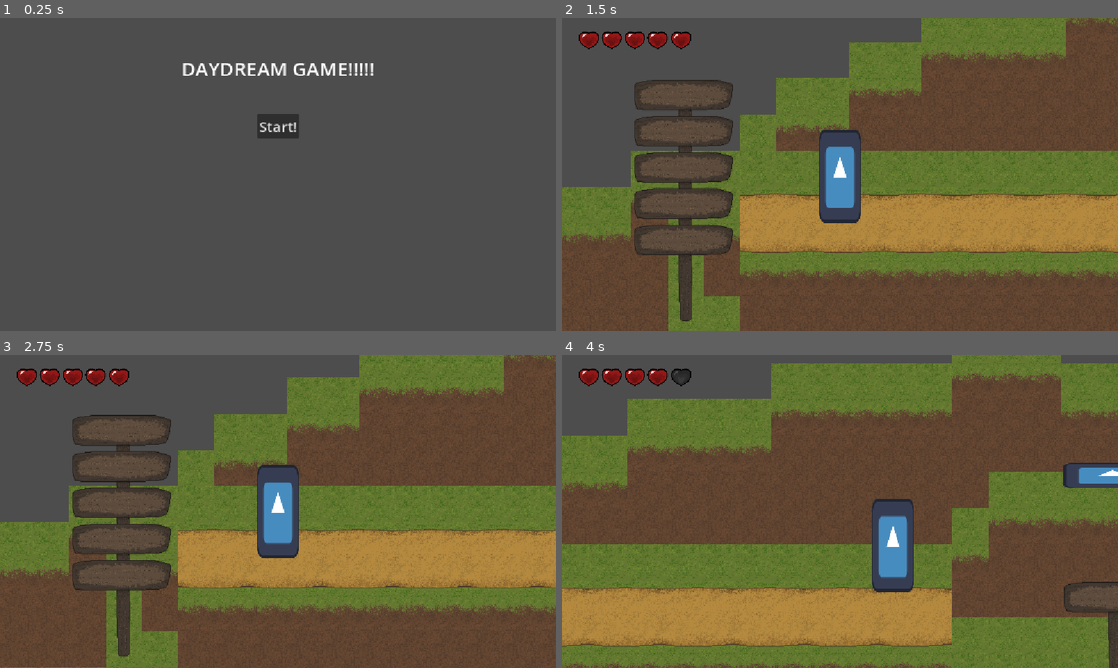
Above: before the commit, frames 1-4 (two rows, left to right).
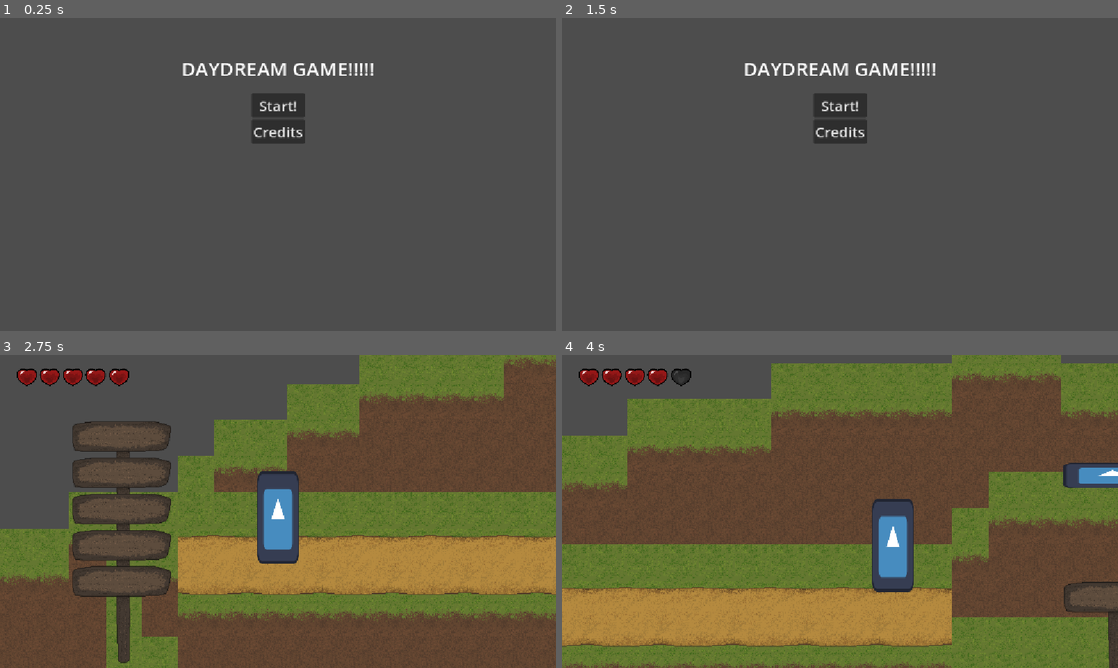
Above: after the commit, the same moments.

Repository: Dekoder-py/DaydreamProject
Game: Godot game, scene res://scenes/start_menu.tscn
The game is run twice, just before and just after one commit, with the same random seed, the same clock (stepped at 60 frames per second) and the same inputs. The engine's default icon, where the game draws it, is replaced by a stand-in: a white triangle on a blue panel in a dark square. Sound files missing from this copy of the repository are replaced by a short silence.
Inputs (mouse positions are in pixels of both pictures, inside the frame that each line leads up to):
- Up to frame 1 (0.25 s): no input
- Up to frame 2 (1.5 s): click "Start!" (after the commit: "Credits") at 0.5 s; click (840, 271) at 1.25 s, where only the run after the commit has a clickable "Main Menu"
- Up to frame 3 (2.75 s): click (278, 442) at 2 s, where only the run after the commit has a clickable "Start!"
- Up to frame 4 (4 s): tap Enter (shoot) at 2.75, 2.85, 3.6 s; hold D (right) from 2.78 s (still down); tap W (jump) at 3.02, 3.77 s

The runs differ from the first frame. In frame 1, 1.0% of the frame differs, in the area x 45-55%, y 24-40%; in frame 2, 79%, in the area x 0-100%, y 0-100%; in frame 3, 17%; in frame 4, less than 0.1%.

Commit message:
add credits screen

Diff:
--- /dev/null
+++ b/scenes/credits.tscn
@@ -0,0 +1,24 @@
+[gd_scene load_steps=3 format=3 uid="uid://mjwf32bjska0"]
+
+[ext_resource type="Script" uid="uid://fd3ci08pe65x" path="res://scripts/credits.gd" id="1_0bpdh"]
+[ext_resource type="Script" uid="uid://dxsillpj8pav5" path="res://scripts/return_to_main.gd" id="2_2ckv8"]
+
+[node name="Credits" type="Node2D"]
+script = ExtResource("1_0bpdh")
+
+[node name="CreditsText" type="Label" parent="."]
+offset_right = 40.0
+offset_bottom = 23.0
+theme_override_font_sizes/font_size = 60
+text = "Art / Assets: C.H.
+Level Design: Rilzz
+Scripting: Kyle"
+
+[node name="ReturnToMain" type="Button" parent="."]
+offset_right = 740.0
+offset_bottom = 161.0
+theme_override_font_sizes/font_size = 30
+text = "Main Menu"
+script = ExtResource("2_2ckv8")
+
+[connection signal="pressed" from="ReturnToMain" to="ReturnToMain" method="_on_pressed"]
--- a/scenes/start_menu.tscn
+++ b/scenes/start_menu.tscn
@@ -1,7 +1,8 @@
-[gd_scene load_steps=3 format=3 uid="uid://dvbfa36bpvtth"]
+[gd_scene load_steps=4 format=3 uid="uid://dvbfa36bpvtth"]
 
 [ext_resource type="Script" uid="uid://1a2mccrls5my" path="res://scripts/start_menu.gd" id="1_ouf4f"]
 [ext_resource type="Script" uid="uid://bn6f6tl7o80kg" path="res://scripts/start.gd" id="2_thu50"]
+[ext_resource type="Script" uid="uid://dradguchu8uwy" path="res://scripts/credits_button.gd" id="3_m7x51"]
 
 [node name="StartMenu" type="Node2D"]
 script = ExtResource("1_ouf4f")
@@ -15,8 +16,8 @@
 text = "DAYDREAM GAME!!!!!"
 
 [node name="Button Container" type="VBoxContainer" parent="."]
-offset_right = 40.0
-offset_bottom = 40.0
+offset_right = 87.0
+offset_bottom = 137.0
 
 [node name="Start" type="Button" parent="Button Container"]
 layout_mode = 2
@@ -24,4 +25,11 @@
 text = "Start!"
 script = ExtResource("2_thu50")
 
+[node name="Credits" type="Button" parent="Button Container"]
+layout_mode = 2
+theme_override_font_sizes/font_size = 30
+text = "Credits"
+script = ExtResource("3_m7x51")
+
 [connection signal="pressed" from="Button Container/Start" to="Button Container/Start" method="_on_pressed"]
+[connection signal="pressed" from="Button Container/Credits" to="Button Container/Credits" method="_on_pressed"]
--- /dev/null
+++ b/scripts/credits.gd
@@ -0,0 +1,25 @@
+extends Node2D
+
+
+@onready var credits_text: Label = $CreditsText
+@onready var return_to_main: Button = $ReturnToMain
+
+
+func get_center(node) -> Vector2:
+	return (get_viewport_rect().size - node.size) / 2
+
+func _ready() -> void:
+	# center start menu items
+	credits_text.position = get_center(credits_text)
+	return_to_main.position = get_center(return_to_main)
+
+	# move them into the correct y-axis position
+	credits_text.position.y -= 120
+	return_to_main.position.y += 200
+
+
+
+
+# Called every frame. 'delta' is the elapsed time since the previous frame.
+func _process(delta: float) -> void:
+	pass
--- /dev/null
+++ b/scripts/credits_button.gd
@@ -0,0 +1,5 @@
+extends Button
+
+
+func _on_pressed() -> void:
+	get_tree().change_scene_to_file("res://scenes/credits.tscn")
--- /dev/null
+++ b/scripts/return_to_main.gd
@@ -0,0 +1,6 @@
+extends Button
+
+
+
+func _on_pressed() -> void:
+	get_tree().change_scene_to_file("res://scenes/start_menu.tscn")
Not shown, added: scripts/credits.gd.uid
Not shown, added: scripts/credits_button.gd.uid
Not shown, added: scripts/return_to_main.gd.uid
